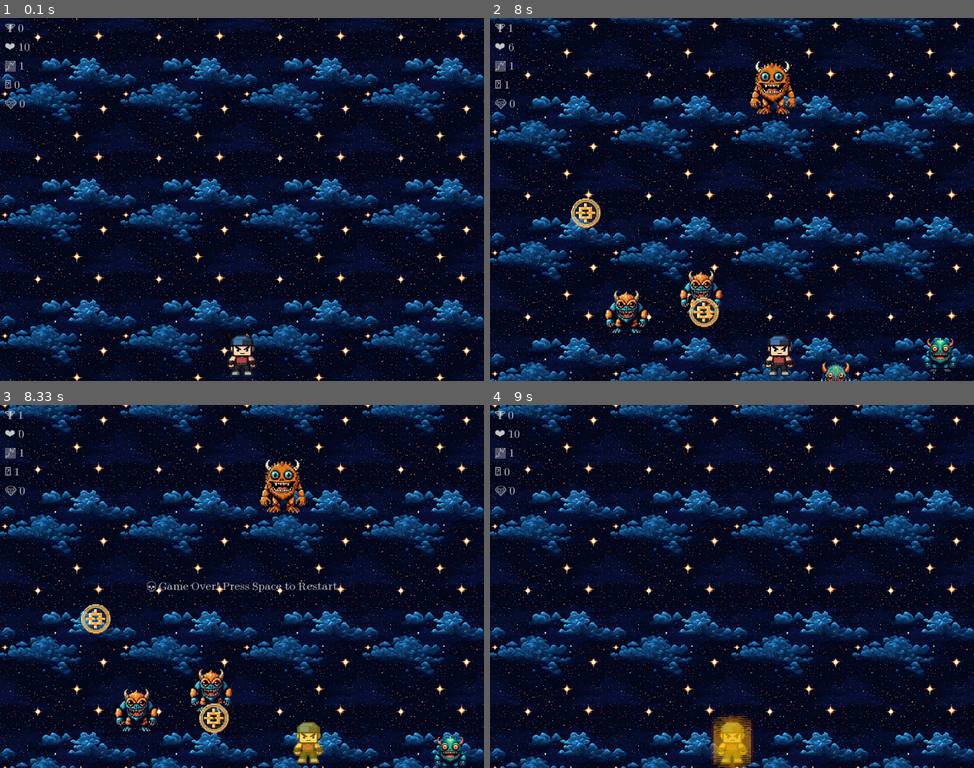
Above: before the commit, frames 1-4 (two rows, left to right).
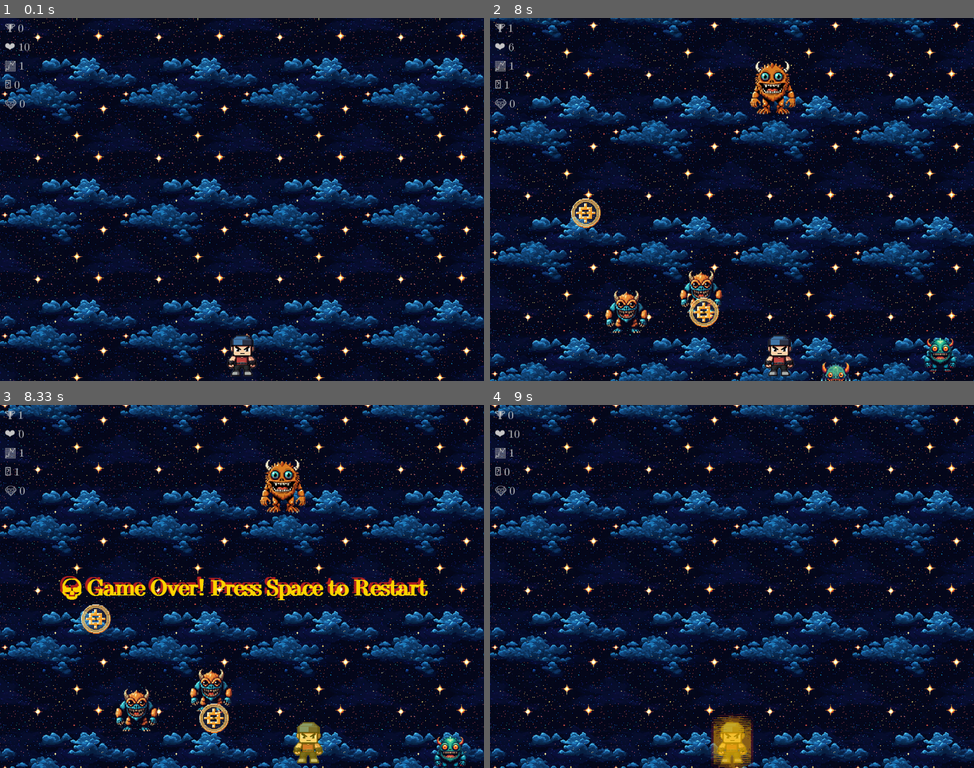
Above: after the commit, the same moments.

Repository: imigueldiaz/hero-monsters-pygame
Game: pygame game, started from run_game.py
Two runs of this game, one before a commit and one after it. Both use one fixed random seed, a clock stepped at 60 frames per second and the inputs below.
Inputs:
- Up to frame 1 (0.1 s): no input
- Up to frame 2 (8 s): hold Left 0.33-0.87 s; hold Left 0.9-1.3 s; hold Right 1.33-1.97 s; hold Left 2-2.47 s; hold Right 2.5-2.97 s; hold Space 3-3.47 s; hold Right 3-3.47 s; hold Right 3.5-3.97 s; hold Left 4-4.53 s; hold Left 4.57-4.97 s; hold Right 5-5.63 s; hold Right from 7.67 s (still down)
- Up to frame 3 (8.33 s): release Right at 8.13 s
- Up to frame 4 (9 s): tap Space at 8.67 s

Frames 1-2 are identical in both runs. In frame 3, 2.6% of the frame differs, in the area x 12-89%, y 47-54%; in frame 4, nothing differs.

Commit message:
Refactor game entities into pygame sprites

Diff:
--- a/src/entities/__init__.py
+++ b/src/entities/__init__.py
@@ -1,5 +1,5 @@
 from .hero import Hero
 from .monster import Monster
 from .coin import Coin
-from .gameobject import GameObject, GameObjectType
+from .imagehelper import ImageHelper
 from .jewel import Jewel
--- a/src/entities/coin.py
+++ b/src/entities/coin.py
@@ -1,7 +1,8 @@
 import random
-from .gameobject import GameObject, GameObjectType
+import pygame
 
-class Coin(GameObject[GameObjectType]):
+
+class Coin(pygame.sprite.Sprite):
     """
     Coin class represents a collectible coin in the game.
     Attributes:
@@ -33,8 +34,16 @@
             There is a 50% chance that the coin's color will be changed to a random color.
         """
         # Load the base image
-        super().__init__(image_path, x, y, speed)
+        super().__init__()
+        self.image_path = image_path
+        self.x = x
+        self.y = y
         self.window_height = window_height
+        self.image = pygame.image.load(self.image_path)
+        self.rect = self.image.get_rect()
+        self.rect.x = self.x
+        self.rect.y = self.y
+        self.speed = speed
 
         # Assign a random value to the coin bwtween 1 and 25 taking account inverse weight
         self.value = random.choices([1, 2, 3, 4, 5], weights=[0.5, 0.2, 0.15, 0.1, 0.05])[0]
--- a/src/entities/gameobject.py
+++ /dev/null
@@ -1,101 +0,0 @@
-import os
-import random
-import pygame
-from typing import TypeVar, Generic
-
-GameObjectType = TypeVar("GameObjectType", bound="GameObject")
-
-class GameObject(pygame.sprite.Sprite, Generic[GameObjectType]):
-    """
-    GameObject class represents a generic game entity in a Pygame application.
-
-    Attributes:
-        image (pygame.Surface): The visual representation of the game object.
-        rect (pygame.Rect): The rectangular area representing the game object's position and dimensions.
-        speed (int): The movement speed of the game object.
-
-    Args:
-        image_path (str): The file path to the image representing the game object.
-        x (int): The initial x-coordinate position of the game object.
-        y (int): The initial y-coordinate position of the game object.
-        speed (int): The movement speed of the game object.
-    """
-    def __init__(self, image_path: str, x: int, y: int, speed: int) -> None:
-
-        """
-        Initialize a GameObject instance.
-
-        Args:
-            image_path (str): The file path to the image representing the game object or the path to the folder containing the images.
-            x (int): The initial x-coordinate position of the game object.
-            y (int): The initial y-coordinate position of the game object.
-            speed (int): The speed at which the game object moves.
-
-        Attributes:
-            image (pygame.Surface): The loaded image of the game object.
-            rect (pygame.Rect): The rectangle representing the position and dimensions of the game object.
-            speed (int): The speed at which the game object moves.
-         Raises:
-            ValueError: If the provided image_path is not a valid image file path.
-        """
-        super().__init__()
-        #if image_path is a file path, load the image, else it will be set later on by the subclass
-        if image_path and image_path.lower().endswith(('.png', '.jpg', '.jpeg', '.bmp')):
-            self.image = pygame.image.load(image_path).convert_alpha()
-        else:
-            raise ValueError("Invalid image file path provided")
-
-        self.rect = self.image.get_rect(topleft=(x, y))
-        self.speed = speed
-
-    def calculate_weights(self, image_files) -> list:
-            """
-            Calculate weights based on the numeric values extracted from image file names.
-
-            This method processes a list of image file names, extracts numeric values from each file name,
-            and calculates a weight for each image. The weight is inversely proportional to the extracted
-            numeric value plus one, to avoid division by zero.
-
-            Args:
-                image_files (list of str): A list of image file names.
-
-            Returns:
-                list of float: A list of calculated weights corresponding to each image file.
-            """
-            weights = []
-            for image in image_files:
-                number_str = ''.join(filter(str.isdigit, image))
-                if number_str:
-                    weight = int(number_str)
-                else:
-                    weight = 1  # Default value if no number is found
-                weights.append(1 / (weight + 1))  # Adding 1 to avoid division by zero
-            return weights
-
-    def get_random_image(self, image_folder) -> str:
-        """
-        Selects a random image file from the specified folder, with weighted probabilities.
-        Args:
-            image_folder (str): The path to the folder containing image files.
-        Returns:
-            str: The name of the randomly selected image file.
-            str: The full path to the randomly selected image file.
-        Raises:
-            ValueError: If no valid image files are found in the specified folder.
-        """
-
-        image_files = [
-            f for f in os.listdir(image_folder)
-            if f.lower().endswith(('.png', '.jpg', '.jpeg', '.bmp'))
-        ]
-
-        if not image_files:
-            raise ValueError("No valid image files found in the specified folder")
-
-        # Calculate weights for image selection
-        weights = self.calculate_weights(image_files)
-
-        # Choose a random image from the list, with calculated weights
-        random_image = random.choices(image_files, weights=weights, k=1)[0]
-        image_path = os.path.join(image_folder, random_image)
-        return random_image,image_path
--- a/src/entities/hero.py
+++ b/src/entities/hero.py
@@ -1,7 +1,7 @@
 import pygame
-from .gameobject import GameObject, GameObjectType
 
-class Hero(GameObject[GameObjectType]):
+
+class Hero(pygame.sprite.Sprite):
     """
     Hero class represents the main character in the game.
     Attributes:
@@ -17,7 +17,7 @@
         update():
             Updates the hero's position based on user input.
     """
-    def __init__(self, image_path: str, x: int, y: int, hero_speed: int, window_width: int) -> None:
+    def __init__(self, image_path: str, x: int, y: int, hero_speed: int, window_width: int, *groups: pygame.sprite.Group) -> None:
         """
         Initialize a Hero object.
 
@@ -36,13 +36,22 @@
             collision_cooldown (int): Cooldown period in milliseconds between collisions.
             last_collision_time (int): Timestamp of the last collision.
         """
-        super().__init__(image_path, x, y, hero_speed)
+        super().__init__(*groups)
+        self.image_path = image_path
+        self.x = x
+        self.y = y
+        self.speed = hero_speed
         self.window_width = window_width
         self.life_points = 10
         self.inmunity = False
         self.enhanced = False
         self.collision_cooldown = 1000  # 1000 milliseconds = 1 second cooldown
         self.last_collision_time = 0  # Track the last time a collision happened
+        self.image = pygame.image.load(self.image_path)
+        self.rect = self.image.get_rect()
+        self.rect.x = self.x
+        self.rect.y = self.y
+
 
 
     def update(self) -> None:
--- /dev/null
+++ b/src/entities/imagehelper.py
@@ -0,0 +1,56 @@
+import os
+import random
+class ImageHelper:
+    @staticmethod
+    def calculate_weights(image_files: list) -> list:
+        """
+        Calculates the weights for selecting a random image from the list of provided image files.
+
+        The weights are calculated by extracting any numbers from the image file name and using them as
+        the weight. If no number is found, a default weight of 1 is assigned.
+
+        The weights are then normalized to ensure that the total weight of all images is 1.
+
+        :param image_files: A list of image file names.
+        :return: A list of weights corresponding to the image files.
+        """
+        weights = []
+        for image in image_files:
+            # Extract any numbers from the image file name
+            number_str = ''.join(filter(str.isdigit, image))
+            if number_str:
+                # Use the number as the weight
+                weight = int(number_str)
+            else:
+                # Default value if no number is found
+                weight = 1
+            # Normalize the weight to avoid division by zero
+            weights.append(1 / (weight + 1))
+        return weights
+
+
+    @staticmethod
+    def get_random_image(image_folder: str) -> tuple:
+        """
+        Returns a tuple containing a random image file name and its full path from the specified folder.
+
+        :param image_folder: The path to the folder containing the images.
+        :return: A tuple containing the image file name and its full path.
+        """
+        # Get a list of all image files in the specified folder
+        image_files = [
+            f for f in os.listdir(image_folder)
+            if f.lower().endswith(('.png', '.jpg', '.jpeg', '.bmp'))
+        ]
+
+        if not image_files:
+            raise ValueError("No valid image files found in the specified folder")
+
+        # Calculate weights for image selection
+        weights = ImageHelper.calculate_weights(image_files)
+
+        # Choose a random image from the list, with calculated weights
+        random_image = random.choices(image_files, weights=weights, k=1)[0]
+        image_path = os.path.join(image_folder, random_image)
+
+        return random_image, image_path
--- a/src/entities/jewel.py
+++ b/src/entities/jewel.py
@@ -1,4 +1,6 @@
 import random
+
+from entities.imagehelper import ImageHelper
 from .coin import Coin
 
 class Jewel(Coin):
@@ -15,24 +17,24 @@
         update():
             Updates the position of the jewel and removes it if it goes out of the game window.
     """
-    def __init__(self, image_folder: str, x: int, y: int, speed: int, window_height: int) -> None:
+    def __init__(self, image_folder: str, x: int, y: int, jewel_speed: int, window_height: int) -> None:
         """
         Initializes a Jewel object.
         Args:
             image_path (str): The file path to the image representing the jewel.
             x (int): The x-coordinate of the jewel's position.
             y (int): The y-coordinate of the jewel's position.
-            speed (int): The speed at which the jewel moves.
+            jewel_speed (int): The speed at which the jewel moves.
             window_height (int): The height of the game window.
         Attributes:
             window_height (int): The height of the game window.
             value (int): The randomly assigned value of the jewel.
         """
         # Select a random image from the provided folder
-        _, image_path = self.get_random_image(image_folder)
+        _, image_path = ImageHelper.get_random_image(image_folder)
 
         # Load the base image
-        super().__init__(image_path, x, y, speed, window_height)
+        super().__init__(image_path, x, y, jewel_speed, window_height)
         self.window_height = window_height
 
         # Assign a random value to the jewel
--- a/src/entities/monster.py
+++ b/src/entities/monster.py
@@ -1,8 +1,9 @@
-from .gameobject import GameObject, GameObjectType
 import pygame
 
+from entities.imagehelper import ImageHelper
 
-class Monster(GameObject[GameObjectType]):
+
+class Monster(pygame.sprite.Sprite):
     """
     A class representing a monster in the game.
     Attributes:
@@ -37,16 +38,30 @@
             is_fading (bool): Indicates whether the monster is currently fading.
             damage (int): The amount of damage the monster can inflict.
         """
+        super().__init__()
+
+
         # Select a random image from the provided folder
-        random_image, image_path = self.get_random_image(image_folder)
+        random_image, image_path = ImageHelper.get_random_image(image_folder)
 
-        # Load the image and initialize the parent class
-        super().__init__(image_path, x, y, monster_speed)
+        self.image_path = image_path
+        self.x = x
+        self.y = y
+        self.window_height = window_height
+        self.image = pygame.image.load(self.image_path)
+        self.rect = self.image.get_rect()
+        self.rect.x = self.x
+        self.rect.y = self.y
+        self.speed = monster_speed
+
+        self.MONSTER_IMAGE = pygame.Surface((self.rect.width, self.rect.height), pygame.SRCALPHA)
+        self.MONSTER_IMAGE.fill(pygame.Color('dodgerblue'))
 
         # Initialize fade out attributes
-        self.fade_start_time = None
-        self.fade_duration = 1000  # Default fade duration in milliseconds
-        self.is_fading = False
+        self.fade_start_time: int = 0
+        self.fade_duration = 4000  # Default fade duration in milliseconds
+        self.fade = False
+        self.alpha = 255
         self.window_height = window_height
         # the damage value is extracted from the image file name
         self.damage = int(''.join(filter(str.isdigit, random_image))) if any(char.isdigit() for char in random_image) else 1
@@ -62,25 +77,26 @@
         Args:
             current_time (int): The current time in milliseconds.
         """
-        self.is_fading = True
+        self.fade = True
         self.fade_start_time = current_time
 
-    def update(self) -> None:
-        """
-        Updates the state of the monster, including handling the fade-out effect.
-        Args:
-            current_time (int): The current time in milliseconds.
-        """
+    def update(self):
+        # Updates the state of the monster, including handling the fade-out effect
         current_time = pygame.time.get_ticks()
         self.rect.y += self.speed
 
-        # Check if the monster is fading out or if it has to fade out simulate the fade out effect
-        if self.is_fading:
-            elapsed_time = current_time - self.fade_start_time
-            alpha = 255 - int(255 * elapsed_time / self.fade_duration)
-            self.image.set_alpha(alpha)
-            if alpha <= 0:
+        # Handle fade-out effect if fading
+        if self.fade:  # If the fade effect is activated.
+            # Reduce the alpha each frame, create a new copy of the original
+            # image and fill it with white (with the self.alpha value)
+            # and pass the BLEND_RGBA_MULT special_flag to reduce the alpha.
+            self.alpha = max(0, self.alpha-5)  # alpha should never be < 0.
+            self.image = self.MONSTER_IMAGE.copy()
+            self.image.fill((255, 255, 255, self.alpha), special_flags=pygame.BLEND_RGBA_MULT)
+            if self.alpha <= 0:  # Kill the sprite when the alpha is <= 0.
                 self.kill()
 
+
+        # If the monster moves out of the window, kill it
         if self.rect.top > self.window_height:
             self.kill()
--- a/src/heromonsters.py
+++ b/src/heromonsters.py
@@ -3,6 +3,7 @@
 import random
 import math
 
+from typing import cast
 from entities import Hero, Monster, Coin, Jewel
 
 # --- Constants ---
@@ -26,13 +27,15 @@
 # --- Font ---
 FONT_SIZE: int = 24
 FONT_SIZE_SMALL: int = 16
+FONT_SIZE_LARGE: int = 48
 
 # --- Colors ---
 BLACK: tuple = (0, 0, 0)
 WHITE: tuple = (200, 200, 200)
-WHITETRANS: tuple = (200, 200, 200, 100)
+WHITETRANS: tuple = (200, 200, 200, 150)
 GOLDENTRANS: tuple = (255, 215, 0, 100)
 REDFIRETRANS: tuple = (178, 34, 34, 80)
+
 
 # --- Paths ---
 BASE_PATH: str = os.path.dirname(__file__)
@@ -111,6 +114,10 @@
         #Load standard font
         self.font = pygame.font.Font(None, FONT_SIZE)
 
+        # Load large font
+        self.font_xlarge = pygame.font.Font(os.path.join(FONTS_PATH, 'Symbola.ttf') , FONT_SIZE_LARGE)
+        self.font_xlarge.set_bold(True)
+
         # Load images
         self.bg_image = pygame.image.load(os.path.join(SPRITES_PATH, 'bg.png')).convert()
 
@@ -135,6 +142,9 @@
 
         # Load music and sound effects
         self.__load_game_sounds()
+
+        self.hero: Hero = self.create_hero()
+
 
         self.score = 0
         self.game_over = False
@@ -161,16 +171,6 @@
         self.coins = pygame.sprite.Group()
         self.jewels = pygame.sprite.Group()
         self.potions = pygame.sprite.Group()
-
-        # Create hero
-        self.hero = Hero(
-            os.path.join(SPRITES_PATH, 'hero.png'),
-            WINDOW_WIDTH // 2 - self.hero_image.get_width() // 2,
-            WINDOW_HEIGHT - self.hero_image.get_height() - 10,
-            HERO_SPEED,
-            WINDOW_WIDTH
-        )
-        self.all_sprites.add(self.hero)
 
     def __load_game_sounds(self) -> None:
         """
@@ -302,7 +302,7 @@
         Returns:
             None
         """
-        jewels_text = self.emoji_font.render(f"💎 {self.collected_jewels}", True, WHITETRANS)
+        jewels_text = self.emoji_font.render(f"💎 {self.collected_jewels}", True, WHITE)
         self.screen.blit(jewels_text, (10, 170))
 
     def display_game_over(self) -> None:
@@ -315,9 +315,15 @@
         """
         self.blink_hero()
 
-        game_over_text = self.emoji_font.render("💀 Game Over! Press Space to Restart", True, WHITETRANS)
-        text_rect = game_over_text.get_rect(center=(WINDOW_WIDTH // 2, WINDOW_HEIGHT // 2))
-        self.screen.blit(game_over_text, text_rect)
+        text = f"💀 Game Over! Press Space to Restart"
+
+        game_over_text_red = self.font_xlarge.render(text, True, REDFIRETRANS)
+        text_rect = game_over_text_red.get_rect(center=(WINDOW_WIDTH // 2, WINDOW_HEIGHT // 2))
+        game_over_text_golden = self.font_xlarge.render(text, True, GOLDENTRANS)
+        text_rect_golden = game_over_text_golden.get_rect(center=(WINDOW_WIDTH // 2 + 5, WINDOW_HEIGHT // 2 + 5))
+
+        self.screen.blit(game_over_text_red, text_rect)
+        self.screen.blit(game_over_text_golden, text_rect_golden)
 
         pygame.display.flip()
 
@@ -441,10 +447,10 @@
         self.collected_jewels = 0
 
         # Create hero with the full image path
-        self.create_hero()
+        self.hero = self.create_hero()
         self.all_sprites.add(self.hero)
 
-    def create_hero(self):
+    def create_hero(self) -> Hero:
         """
         Creates a hero character for the game.
 
@@ -454,13 +460,16 @@
         Attributes:
             self.hero (Hero): An instance of the Hero class representing the hero character.
         """
-        self.hero = Hero(
+        hero: Hero = Hero(
             os.path.join(SPRITES_PATH, 'hero.png'),
             WINDOW_WIDTH // 2 - self.hero_image.get_width() // 2,
             WINDOW_HEIGHT - self.hero_image.get_height() - 10,
             HERO_SPEED,
-            WINDOW_WIDTH
+            WINDOW_WIDTH,
+            self.all_sprites
         )
+        self.all_sprites.add(hero)
+        return hero
 
     def handle_monster_collision(self, colliding_monsters, current_time):
         """
@@ -486,8 +495,7 @@
                 self.hero.life_points -= monster.damage  # Decrease hero life
 
                 # Mark the monster for removal
-                monster.is_fading = True
-            monster.fade_start_time = current_time
+                monster.fade = True
 
                 # Check if the hero has run out of life
             if self.hero.life_points <= 0:
@@ -538,7 +546,7 @@
                 self.all_sprites.update()
 
                 for monster in self.monsters:
-                    if monster.is_fading:
+                    if monster.fade:
                         if not monster.fade_out(current_time):
                             self.monsters.remove(monster)
                             self.all_sprites.remove(monster)
@@ -563,11 +571,12 @@
                         self.all_sprites.add(jewel)
 
                 # --- Collision Detection ---
-                colliding_monsters = pygame.sprite.spritecollide(self.hero, self.monsters, True)
+
+                colliding_monsters = pygame.sprite.spritecollide(self.hero, self.monsters, True) # type: ignore
                 if colliding_monsters:
                     self.handle_monster_collision(colliding_monsters, current_time)
 
-                for coin in pygame.sprite.spritecollide(self.hero, self.coins, True):
+                for coin in pygame.sprite.spritecollide(self.hero, self.coins, True): # type: ignore
                     self.score += coin.value
                     self.collected_coins += 1
 
@@ -577,7 +586,7 @@
                     sound.set_volume(volume)
                     sound.play()
 
-                for jewel in pygame.sprite.spritecollide(self.hero, self.jewels, True):
+                for jewel in pygame.sprite.spritecollide(self.hero, self.jewels, True): # type: ignore
                     self.score += jewel.value
                     self.collected_jewels += 1
 
Not shown, changed: .gitignore
